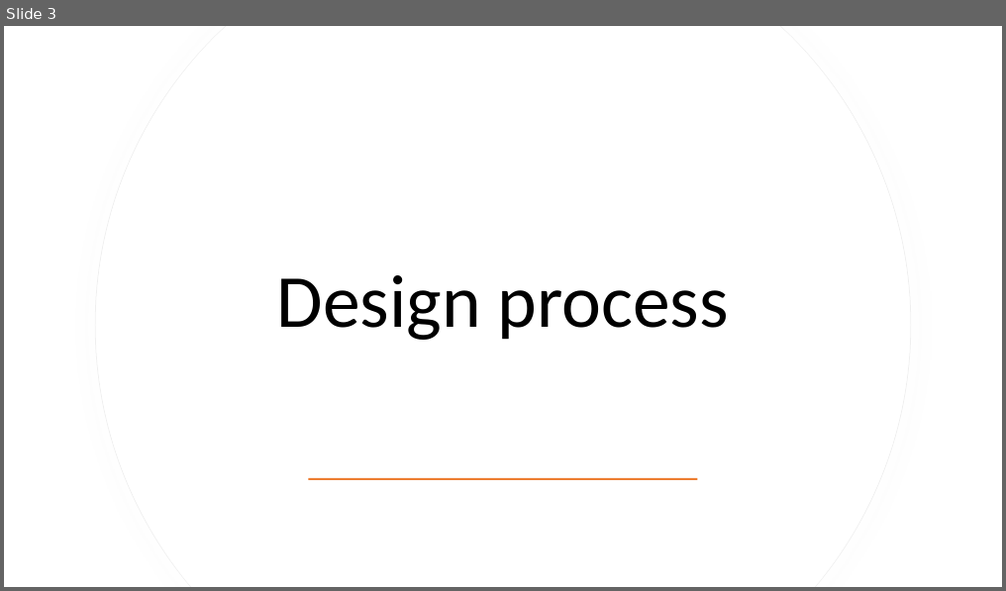
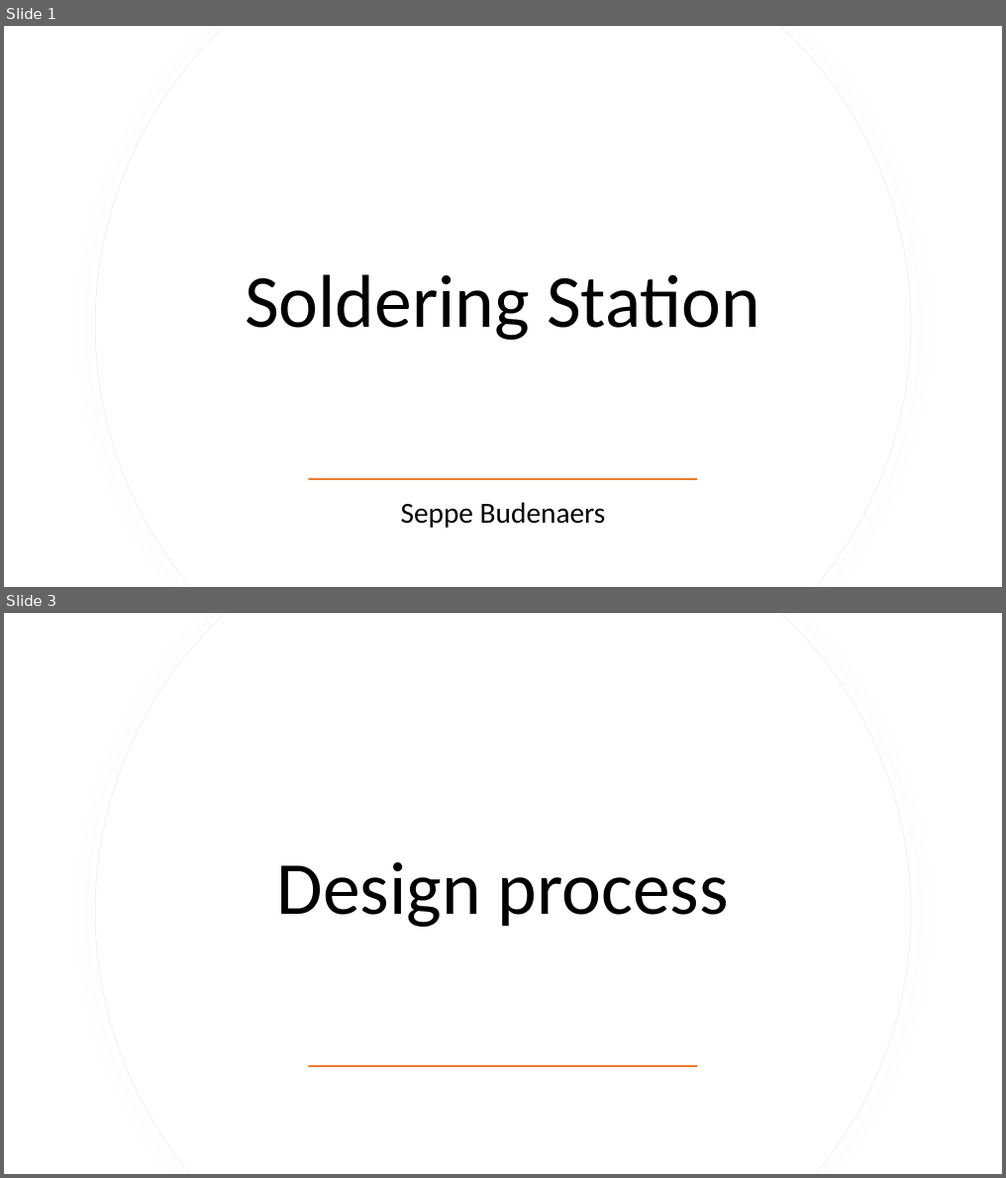
Before and after one commit to SeppeBudenaers/Soldeer_Station_Seppe_Budenaers, a slide deck: Media/Presentatie1.pptx. Shown one above the other, each under a label of ours: slide 3 before the commit, slides 1 and 3 after it; the slides between them are not shown. The pictures are 1006x591 and 1006x1178 pixels, drawn with LibreOffice and Linux fonts; fonts in the diff are those of the drawing. Boxes give left, top, right and bottom in pixels: in the first picture for what was removed or moved away, otherwise in the second. Text is boxed around its words. In the diff, an @@ line names an element or a change of style, - is before the commit and + after.

```diff
--- a/Media/Presentatie1.pptx
+++ b/Media/Presentatie1.pptx
@@ slide 1 added at [4,26,1002,587], background #FFFFFF @@
@@ freeform shape added at [95,26,912,587], fill #FFFFFF, outline #EFEFEF 0.75 pt @@
@@ freeform shape added at [96,26,911,587], fill #FFFFFF @@
@@ title added at [245,274,760,340], 72 pt, text #000000 @@
+Soldering Station
@@ rectangle added at [309,478,698,480], fill #ED7D31 @@
@@ subtitle added at [401,502,606,528], 28 pt, text #000000 @@
+Seppe Budenaers
```
Also in this commit, not shown: 3 slides changed, 1 slide removed.
